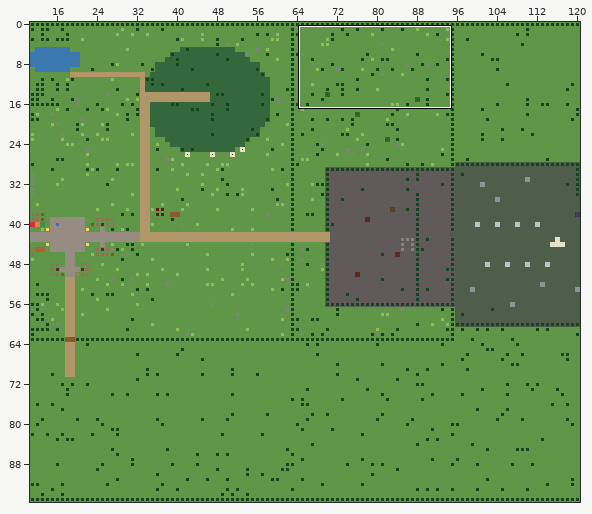
A Tiled map (JSON) gets an edit: maps/region.tmj. Above, an overview of the earlier version with the close-up marked.
Close-up. Earlier state:
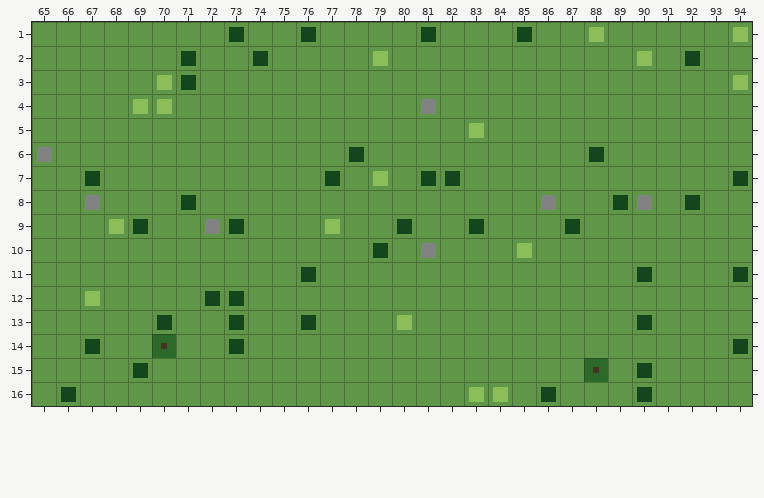
Cells are 16x16 px. Shown: x 65..94, y 1..16.
After:
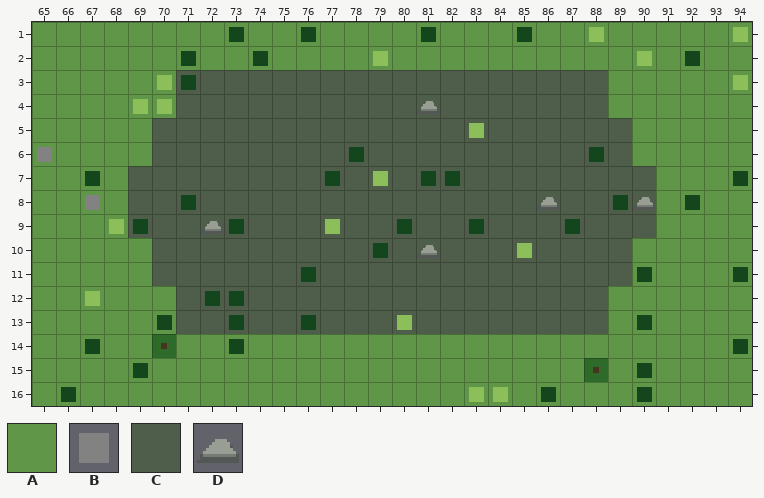
Key: from "region": A 0, B 5, C 30, D 43.
_ is an empty cell.
Changes in this commit:
Layer "ground":
y 3..4: x 71..88 AAAAAAAAAAAAAAAAAA -> CCCCCCCCCCCCCCCCCC
y 5..6: x 70..89 AAAAAAAAAAAAAAAAAAAA -> CCCCCCCCCCCCCCCCCCCC
y 7..9: x 69..90 AAAAAAAAAAAAAAAAAAAAAA -> CCCCCCCCCCCCCCCCCCCCCC
y 10..11: x 70..89 AAAAAAAAAAAAAAAAAAAA -> CCCCCCCCCCCCCCCCCCCC
y 12..13: x 71..88 AAAAAAAAAAAAAAAAAA -> CCCCCCCCCCCCCCCCCC
Layer "features":
y 4: x 81 B -> D
y 8: x 86 B -> D; x 90 B -> D
y 9: x 72 B -> D
y 10: x 81 B -> D
Pixel boxes of the changes (left, top, right, bottom) in both close-ups:
changed: (128, 70, 656, 334)
